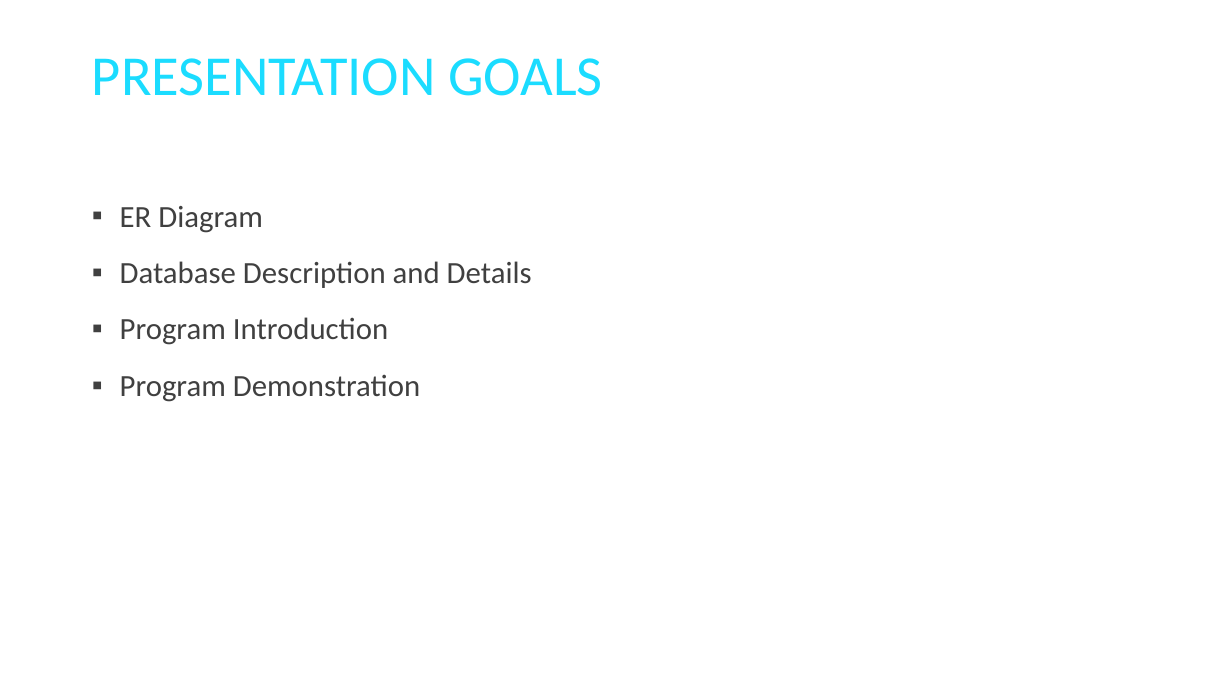
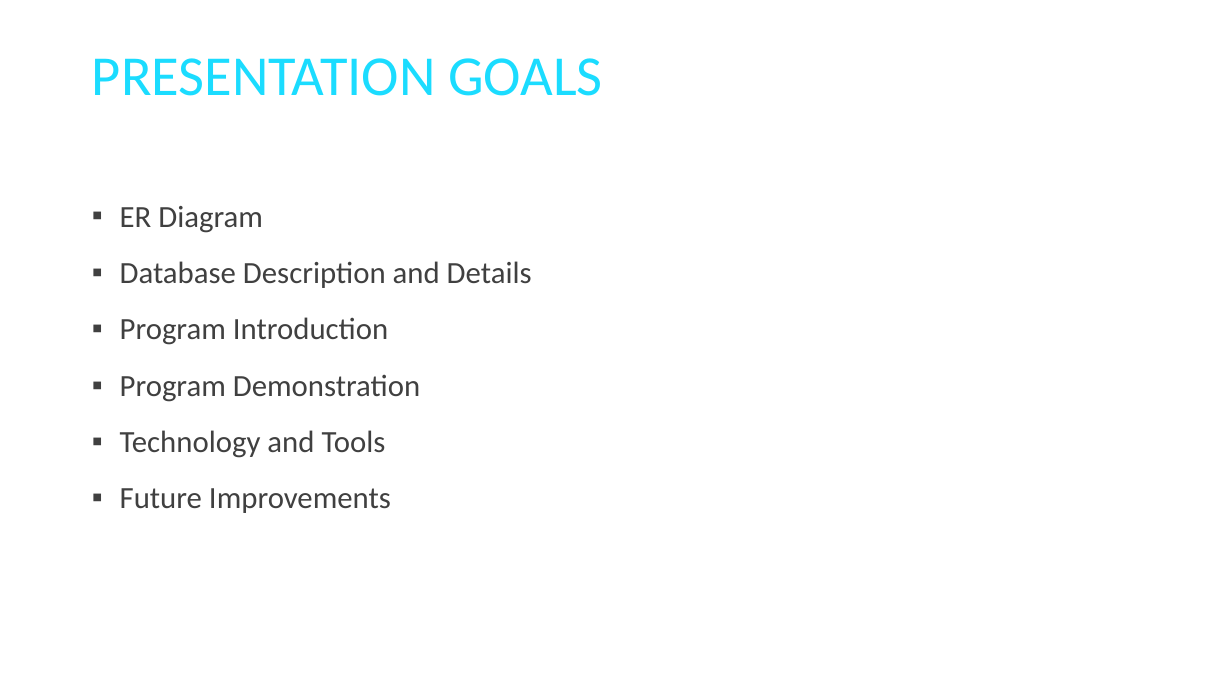
Before and after one commit to bergconnor/MovieAndTVDatabase, a slide deck: slide 2 of Database Files/presentation.pptx. Drawn at 1232x693 pixels with LibreOffice and Linux fonts; fonts in the diff are those of the drawing; background and template pictures are left out. Boxes give left, top, right and bottom in pixels: in the first picture for what was removed or moved away, otherwise in the second. Text is boxed around its words. In the diff, an @@ line names an element or a change of style, - is before the commit and + after.

```diff
--- a/Database Files/presentation.pptx
+++ b/Database Files/presentation.pptx
@@ text at [120, 430, 391, 513]: paragraphs added @@
+▪ Technology and Tools
+▪ Future Improvements
```
Also in this commit, not shown: 3 other slides changed, 1 other file.
